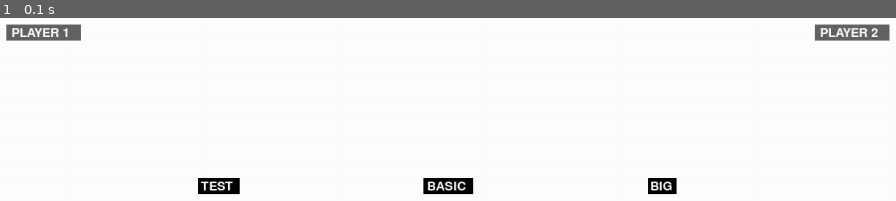
Above: before the commit, frame 1.
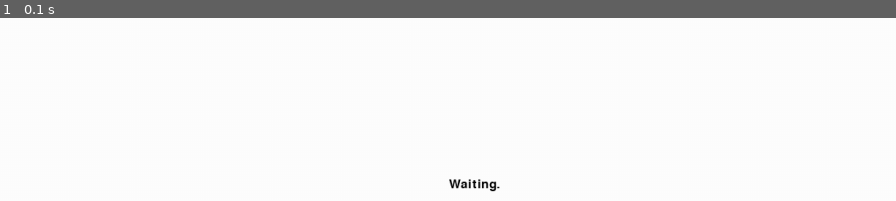
Above: after the commit, the same moment.

Repository: hornsbym/WarGame
Game: pygame game, started from Game.py
Same seed, same stepped clock (60 frames per second), same inputs: the game is played once before the commit and once after it.
Inputs:
- Up to frame 1 (0.1 s): no input

The runs differ from the first frame. In frame 1, 2.6% of the frame differs, in the area x 0-100%, y 3-97%.

Commit message:
Started implementing multiplayer functionality.

Diff:
--- a/Game.py
+++ b/Game.py
@@ -1,6 +1,8 @@
 import pygame as pg
 import time
 from screeninfo import get_monitors
+
+# from server import GameServer
 
 import _modules.pygame_textinput as pygame_textinput
 from _modules.Square import Square
@@ -37,6 +39,7 @@
         self.BIG_FONT       = pg.font.SysFont(None, 30)
         self.TROOPCARD_FONT = pg.font.SysFont(None, 20)
 
+        self.lobbyStage()
         emptyBoard = self.setupStage()
         startingBoard = self.placementStage(emptyBoard)
         self.battleStage(startingBoard)
@@ -278,6 +281,38 @@
 
 
 
+    def lobbyStage(self):
+        """Waits for two players to join."""
+        dots    = ""
+        counter = 0
+
+        loop = True
+        while (loop == True):
+            # Gets all the events from the game window. A.k.a., do stuff here.
+
+            events = pg.event.get()
+
+            for event in events:
+                if event.type == pg.QUIT:
+                    pg.quit()
+                    quit()
+
+            self.display.fill((255,255,255))
+
+
+            if counter % 30 == 0:
+                dots += "."
+
+            if len(dots) > 3:
+                dots = ""
+
+            self.displayText("Waiting"+dots,(self.displayWidth//2,self.displayHeight//2))
+
+            counter += 1
+
+            pg.display.update()
+            self.clock.tick(30)
+
     def setupStage(self):
         """Determines dimensions of the game board, players' names, and eventually the player's army.
         Return a tuple containing (Board, Player1, Player2)."""
--- /dev/null
+++ b/client.py
@@ -0,0 +1,20 @@
+import socket
+import pygame as pg
+
+class Client(object):
+    def __init__(self):
+        pg.init()
+        self.HOST = '127.0.0.1'
+        self.PORT = 5001
+        self.SERVER = ('127.0.0.1',5000)
+
+        self.s = socket.socket(socket.AF_INET, socket.SOCK_DGRAM)
+        self.s.bind((self.HOST,self.PORT))
+
+        print("Connecting to port", self.PORT)
+        while True:
+            # Get information from server here.
+            data, address = self.s.recvfrom(1024)
+
+
+        self.s.close()
--- /dev/null
+++ b/client_examples/TCPClient.py
@@ -0,0 +1,20 @@
+import socket
+
+def Main():
+    HOST = "127.0.0.1"
+    PORT = 5000
+
+    s = socket.socket()
+    s.connect((HOST,PORT))
+
+    message = str(input("-->"))
+    while message != "q":
+        s.send(message.encode('utf-8'))
+        data = s.recv(1024).decode('utf-8')
+        print(data)
+        message = str(input("-->"))
+
+    s.close()
+
+if __name__ == "__main__":
+    Main()
--- /dev/null
+++ b/client_examples/UDPclient.py
@@ -0,0 +1,22 @@
+import socket
+
+def Main():
+    HOST = '127.0.0.1'
+    PORT = 5001
+    SERVER = ('127.0.0.1',5000)
+
+    s = socket.socket(socket.AF_INET, socket.SOCK_DGRAM)
+    s.bind((HOST,PORT))
+
+    message = str(input("->"))
+    while message != "q":
+        s.sendto(message.encode('utf-8'), SERVER)
+        data , address = s.recvfrom(1024)
+        data = data.decode('utf-8')
+        print(data)
+        message = str(input("->"))
+
+    s.close()
+
+if __name__ == "__main__":
+    Main()
--- a/server.py
+++ b/server.py
@@ -1,23 +1,20 @@
-from PodSixNet.Server import Server
-from PodSixNet.Channel import Channel
-from time import sleep
+import socket
+import threading
+from Game import Game
 
-class ClientChannel(Channel):
+class GameServer(object):
+    def __init__(self):
 
-	def Network(self, data):
-		print(data)
+        self.HOST = "127.0.0.1"
+        self.PORT = 5000
 
-	def Network_myaction(self, data):
-		print("myaction:", data)
+        self.socket = socket.socket(socket.AF_INET, socket.SOCK_DGRAM)
+        self.socket.bind((self.HOST,self.PORT))
 
-class MyServer(Server):
+        self.play()
 
-	channelClass = ClientChannel
+        self.socket.close()
 
-	def Connected(self, channel, addr):
-		print('new connection:', channel)
-
-myserver = MyServer()
-while True:
-	myserver.Pump()
-	sleep(0.0001)
+    def play(self):
+        print("UDP Server started at", self.PORT)
+        g = Game()
--- /dev/null
+++ b/server_examples/TCPserver.py
@@ -0,0 +1,28 @@
+import socket
+
+def Main():
+    HOST = "127.0.0.1"
+    PORT = 5000
+
+    s = socket.socket()
+    s.bind((HOST,PORT))
+
+    print("Listening on port", PORT)
+    s.listen(1)
+
+    client, address = s.accept()
+    print("Connection from", address)
+
+    while True:
+        data = client.recv(1024).decode('utf-8')
+        if not data:
+            break
+        print("From connected user:", data)
+        data = data.upper()
+        print("Sending", data)
+        client.send(data.encode('utf-8'))
+
+    client.close()
+
+if __name__ == "__main__":
+    Main()
--- /dev/null
+++ b/server_examples/UDPserver.py
@@ -0,0 +1,24 @@
+import socket
+
+def Main():
+    HOST = "127.0.0.1"
+    PORT = 5000
+
+    s = socket.socket(socket.AF_INET, socket.SOCK_DGRAM)
+    s.bind((HOST,PORT))
+
+    print("UDP Server started at",PORT)
+
+    while True:
+        data, address = s.recvfrom(1024)
+        data = data.decode('utf-8')
+        print("Message from:", address)
+        print("Data:", data)
+        data = data.upper()
+        print("Returning",data)
+        s.sendto(data.encode('utf-8'),address)
+
+    s.close()
+
+if __name__ == "__main__":
+    Main()
